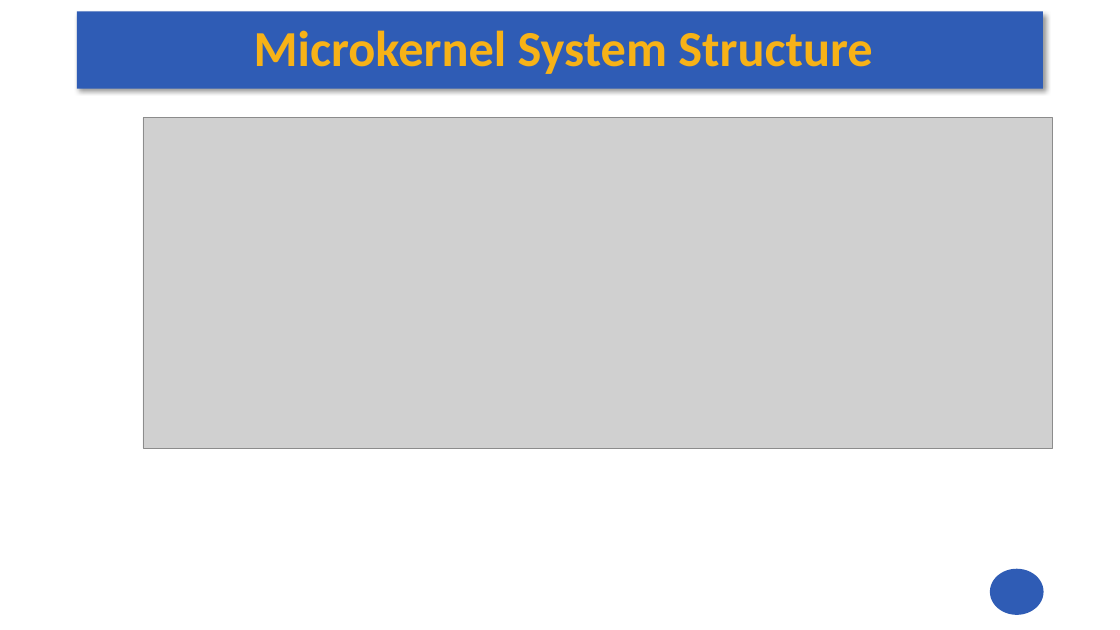
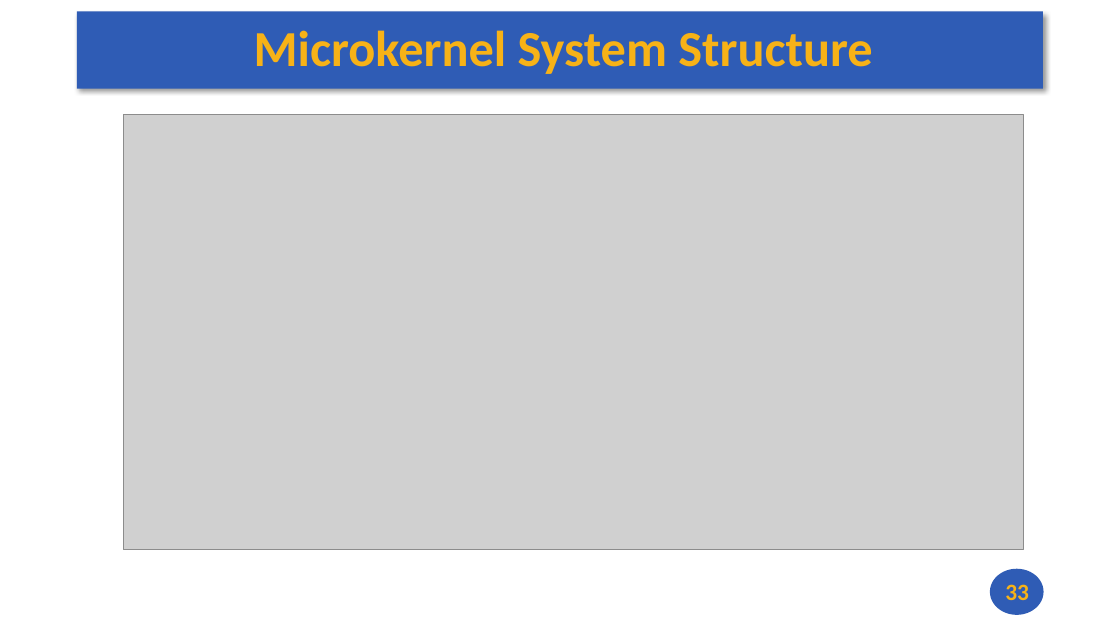
Before and after one commit to andrewt0301/hse-acos-course, a slide deck: slide 33 of docs/part2os/03_SystemCalls/OS_Lecture_03.pptx (slide 30 before the commit). Drawn at 1120x630 pixels with LibreOffice and Linux fonts; fonts in the diff are those of the drawing; grey boxes stand for pictures. Boxes give left, top, right and bottom in pixels: in the first picture for what was removed or moved away, otherwise in the second. Text is boxed around its words. In the diff, an @@ line names an element or a change of style, - is before the commit and + after.

```diff
--- a/docs/part2os/03_SystemCalls/OS_Lecture_03.pptx
+++ b/docs/part2os/03_SystemCalls/OS_Lecture_03.pptx
@@ picture: place and size @@
-picture at <box>143,118,1053,448</box>
+picture at <box>124,114,1024,549</box>
@@ page number added at <box>1005,584,1029,600</box>, 20 pt, text #F7B217, bold @@
+33
```
Also in this commit, not shown: 10 other slides changed, 3 slides added, 1 other file.
